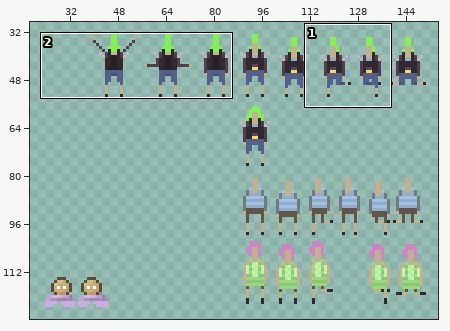
Sprite sheet: images/characters.png. The picture above shows the old version from afar; the outline marks the close-up.
Close-up. First the earlier version:
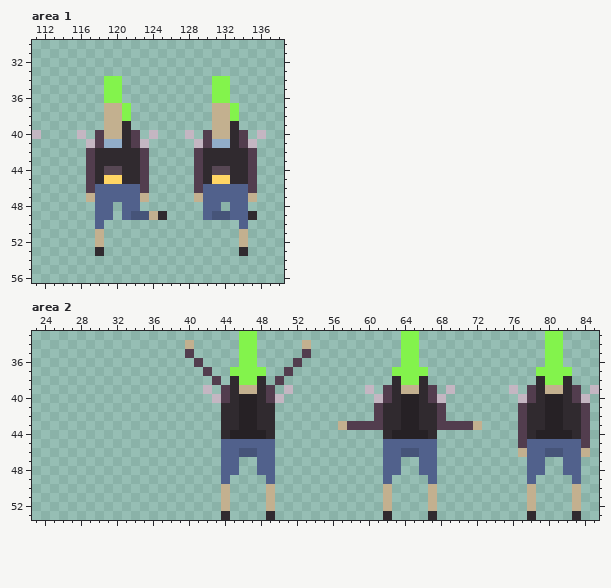
The file is 200x150 pixels. Colours within 5 levels of each other are drawn and written as one. Shown: area 1: x 111..138, y 30..56; area 2: x 23..85, y 33..53. The wide view leaves out empty margins.
And afterwards:
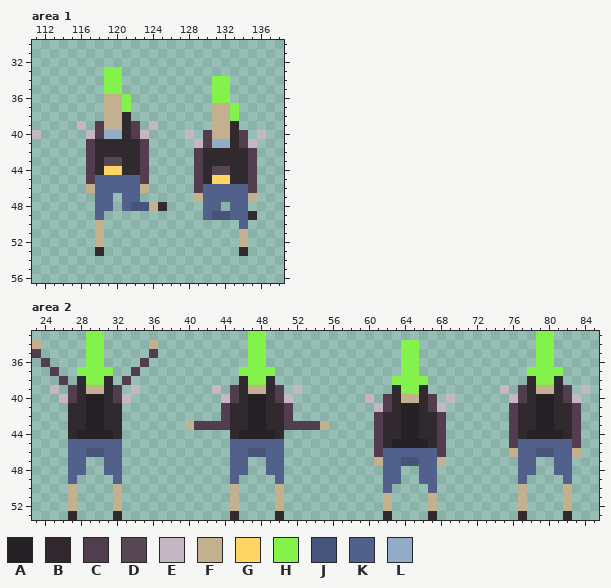
Palette (. is transparent): A #262125  B #302a2f  C #523d4e  D #574754  E #c4b6c2  F #c3b08f  G #ffd564  H #83f34c  J #465479  K #51618c  L #91adc9
The commit says: throw animation
What changed:
Area 1:
y 33: x 119..120 .. -> HH
y 36: x 119..121 HH. -> FFH
y 38: x 121 H -> B
y 39: x 116 . -> E; x 118 . -> C; x 122 . -> C; x 124 . -> E
y 40: x 116..117 E. -> .E; x 119..120 FF -> LL; x 123..124 .E -> E.
y 41: x 117..120 ECLL -> CBBB; x 122..123 CE -> BC
y 43: x 119..120 BB -> DD
y 44: x 119..120 DD -> GG
y 45: x 118..122 BGGBB -> KKKKK
y 46: x 117 C -> F; x 123 C -> F
y 47: x 117 F -> .; x 120 K -> .; x 123 F -> .
y 48: x 122..125 K... -> JJFB
y 49: x 119 K -> .; x 121..125 KJJFB -> .....
y 50: x 118 K -> F
Area 2:
y 33: x 29..30 .. -> HH; x 46 H -> .; x 48 . -> H; x 64..65 HH -> ..; x 79 . -> H; x 81 H -> .
y 34: x 23 . -> F; x 29..30 .. -> HH; x 36 . -> F; x 40 F -> .; x 46 H -> .; x 48 . -> H; x 53 F -> .; x 79 . -> H; x 81 H -> .
y 35: x 23 . -> C; x 29..30 .. -> HH; x 36 . -> C; x 40 C -> .; x 46 H -> .; x 48 . -> H; x 53 C -> .; x 79 . -> H; x 81 H -> .
y 36: x 24 . -> C; x 29..30 .. -> HH; x 35 . -> C; x 41 C -> .; x 46 H -> .; x 48 . -> H; x 52 C -> .; x 79 . -> H; x 81 H -> .
y 37: x 25 . -> C; x 28..31 .... -> HHHH; x 34 . -> C; x 42 C -> .; x 45 H -> .; x 49 . -> H; x 51 C -> .; x 63 H -> .; x 66 H -> .; x 78 . -> H; x 82 H -> .
y 38: x 26 . -> C; x 28..31 .... -> BHHB; x 33 . -> C; x 43 C -> .; x 45..46 BH -> .B; x 48..50 B.C -> HB.; x 63 B -> H; x 66 B -> H; x 78..79 .B -> BH; x 81..82 HB -> B.
y 39: x 25 . -> E; x 27..32 ...... -> CBFFBC; x 34 . -> E; x 42..46 E.CBF -> .E.CB; x 48..52 BC.E. -> FBC.E; x 60 E -> .; x 62 C -> .; x 64..65 FF -> HH; x 67 C -> .; x 69 E -> .; x 75..79 .E.CB -> E.CBF; x 81..85 FBC.E -> BC.E.
y 40: x 26..33 ........ -> ECBAABCE; x 43..46 ECBA -> .ECB; x 48..51 BCE. -> ABCE; x 60..61 .E -> E.; x 64..65 AA -> FF; x 68..69 E. -> .E; x 76..79 .ECB -> ECBA; x 81..84 ABCE -> BCE.
y 41: x 27..32 ...... -> BBAABB; x 44 B -> C; x 46 A -> B; x 48 B -> A; x 50..51 .. -> BC; x 61..62 CB -> EC; x 67..68 BC -> CE; x 76..77 .C -> CB; x 79 B -> A; x 81 A -> B; x 83..84 BC -> C.
y 42: x 27..32 ...... -> BBAABB; x 44 B -> C; x 46 A -> B; x 48 B -> A; x 50..51 .. -> BC; x 76..77 .C -> CB; x 79 B -> A; x 81 A -> B; x 83..84 BC -> C.
y 43: x 27..32 ...... -> BBAABB; x 40..44 ....B -> FCCCC; x 46 A -> B; x 48 B -> A; x 50..55 ...... -> BCCCCF; x 57..60 FCCC -> ....; x 69..72 CCCF -> ....; x 76..77 .C -> CB; x 79 B -> A; x 81 A -> B; x 83..84 BC -> C.
y 44: x 27..32 ...... -> BAAAAB; x 44..45 BA -> .B; x 49..50 B. -> AB; x 61 . -> C; x 63 A -> B; x 66 A -> B; x 68 . -> C; x 76..78 .CB -> CBA; x 82..84 ABC -> BC.
y 45: x 27..32 ...... -> KKKKKK; x 44 K -> .; x 50 . -> K; x 61..68 .KKKKKK. -> CBAAAABC; x 76..77 .C -> CK; x 83..84 KC -> C.
y 46: x 27..32 ...... -> KKJJKK; x 44 K -> .; x 46 J -> K; x 48 K -> J; x 50 . -> K; x 61 . -> C; x 64..65 JJ -> KK; x 68 . -> C; x 76..77 .F -> FK; x 79 K -> J; x 81 J -> K; x 83..84 KF -> F.
y 47: x 27..28 .. -> KK; x 31..32 .. -> KK; x 44 K -> .; x 46 . -> K; x 48 K -> .; x 50 . -> K; x 61 . -> F; x 64..65 .. -> JJ; x 68 . -> F; x 77 . -> K; x 79 K -> .; x 81 . -> K; x 83 K -> .
y 48: x 27..28 .. -> KK; x 31..32 .. -> KK; x 44 K -> .; x 46 . -> K; x 48 K -> .; x 50 . -> K; x 77 . -> K; x 79 K -> .; x 81 . -> K; x 83 K -> .
y 49: x 27 . -> K; x 32 . -> K; x 44..45 K. -> .K; x 49..50 K. -> .K; x 63 . -> K; x 66 . -> K; x 77..78 .K -> K.; x 82..83 .K -> K.
y 50: x 27 . -> F; x 32 . -> F; x 44..45 F. -> .F; x 49..50 F. -> .F; x 62 F -> K; x 67 F -> K; x 77..78 .F -> F.; x 82..83 .F -> F.
y 51..52: x 27 . -> F; x 32 . -> F; x 44..45 F. -> .F; x 49..50 F. -> .F; x 77..78 .F -> F.; x 82..83 .F -> F.
y 53: x 27 . -> B; x 32 . -> B; x 44..45 B. -> .B; x 49..50 B. -> .B; x 77..78 .B -> B.; x 82..83 .B -> B.
Pixel boxes of the changes (left, top, right, bottom) in both close-ups:
changed: (77, 67, 167, 229)
changed: (32, 331, 599, 520)
